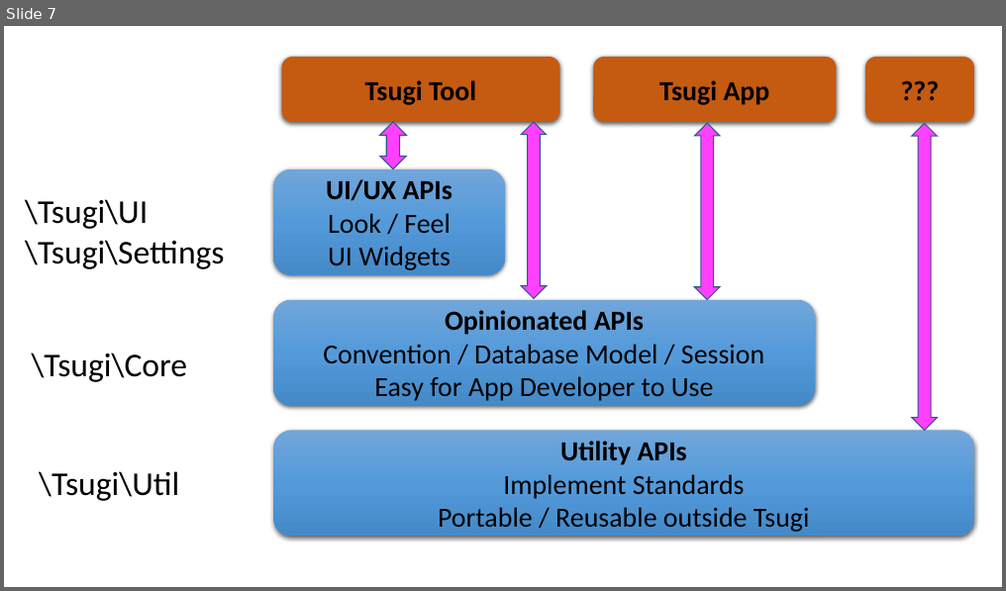
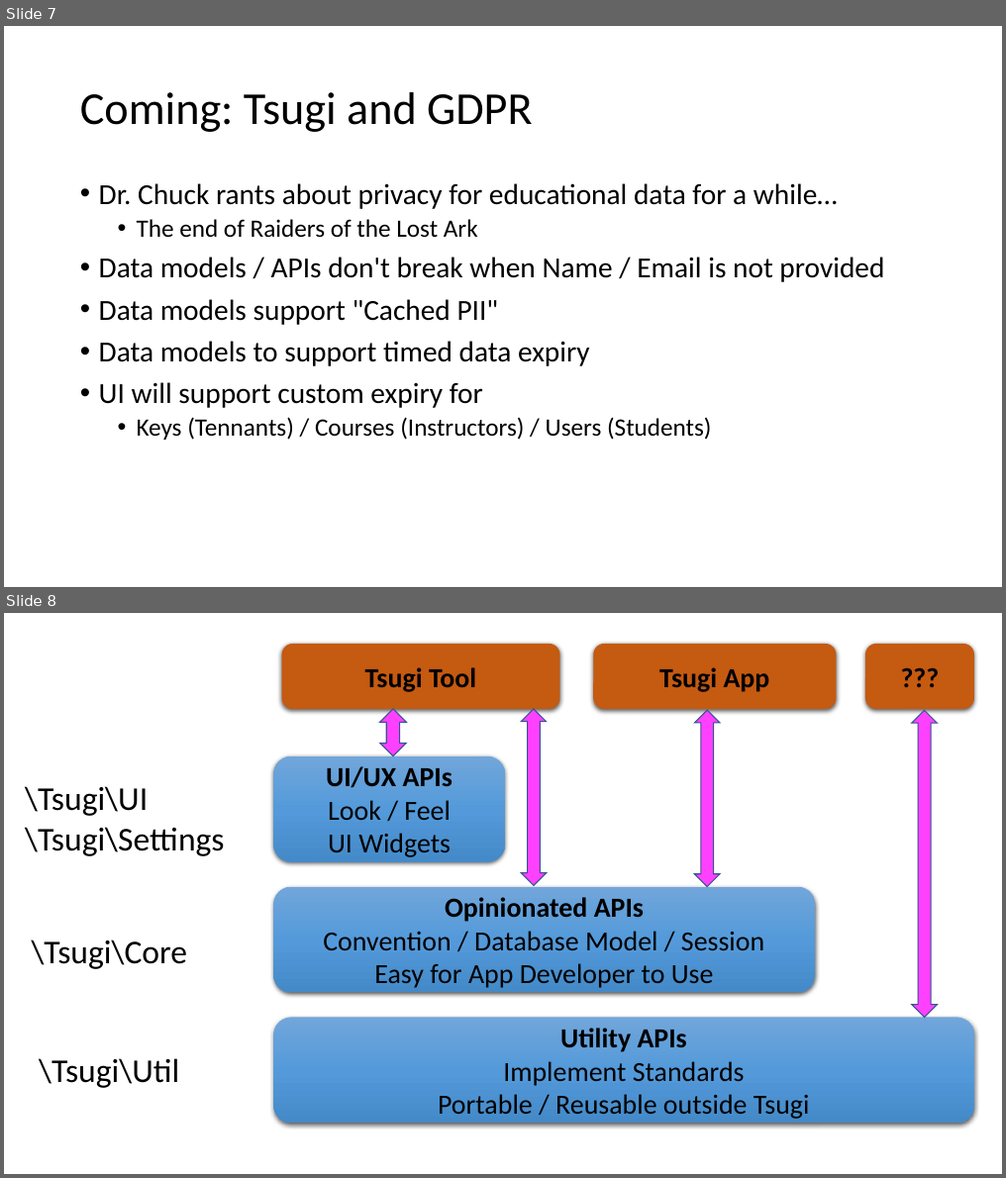
Before and after one commit to csev/talks, a slide deck: 2018/2018-05-Tsugi-Tech.pptx. Shown one above the other, each under a label of ours: slide 7 before the commit, slides 7 and 8 after it. The pictures are 1006x591 and 1006x1178 pixels, drawn with LibreOffice and Linux fonts; fonts in the diff are those of the drawing. Boxes give left, top, right and bottom in pixels: in the first picture for what was removed or moved away, otherwise in the second. Text is boxed around its words. In the diff, an @@ line names an element or a change of style, - is before the commit and + after.

```diff
--- a/2018/2018-05-Tsugi-Tech.pptx
+++ b/2018/2018-05-Tsugi-Tech.pptx
@@ slide 7 added at (4,26,1002,587), background #FFFFFF @@
@@ title added at (80,92,532,132), 44 pt, text #000000 @@
+Coming: Tsugi and GDPR
@@ text added at (99,183,884,440), 28 pt, text #000000 @@
+• Dr. Chuck rants about privacy for educational data for a while…
+  • The end of Raiders of the Lost Ark
+• Data models / APIs don't break when Name / Email is not provided
+• Data models support "Cached PII"
+• Data models to support timed data expiry
+• UI will support custom expiry for
+  • Keys (Tennants) / Courses (Instructors) / Users (Students)
@@ what was slide 7 is now slide 8 @@
```
Also in this commit, not shown: 3 slides changed, 3 other slides added, 2 other files.
